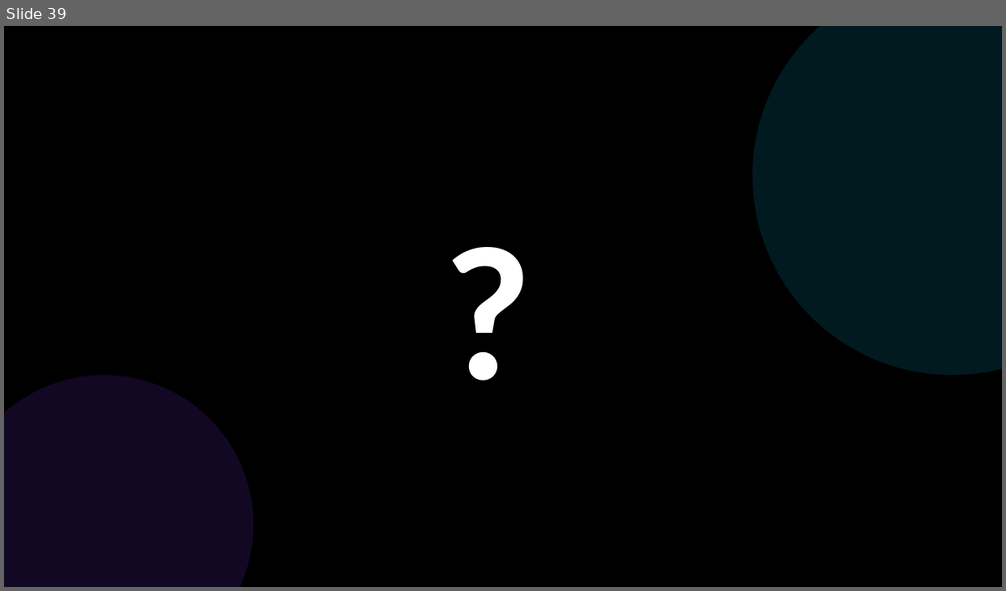
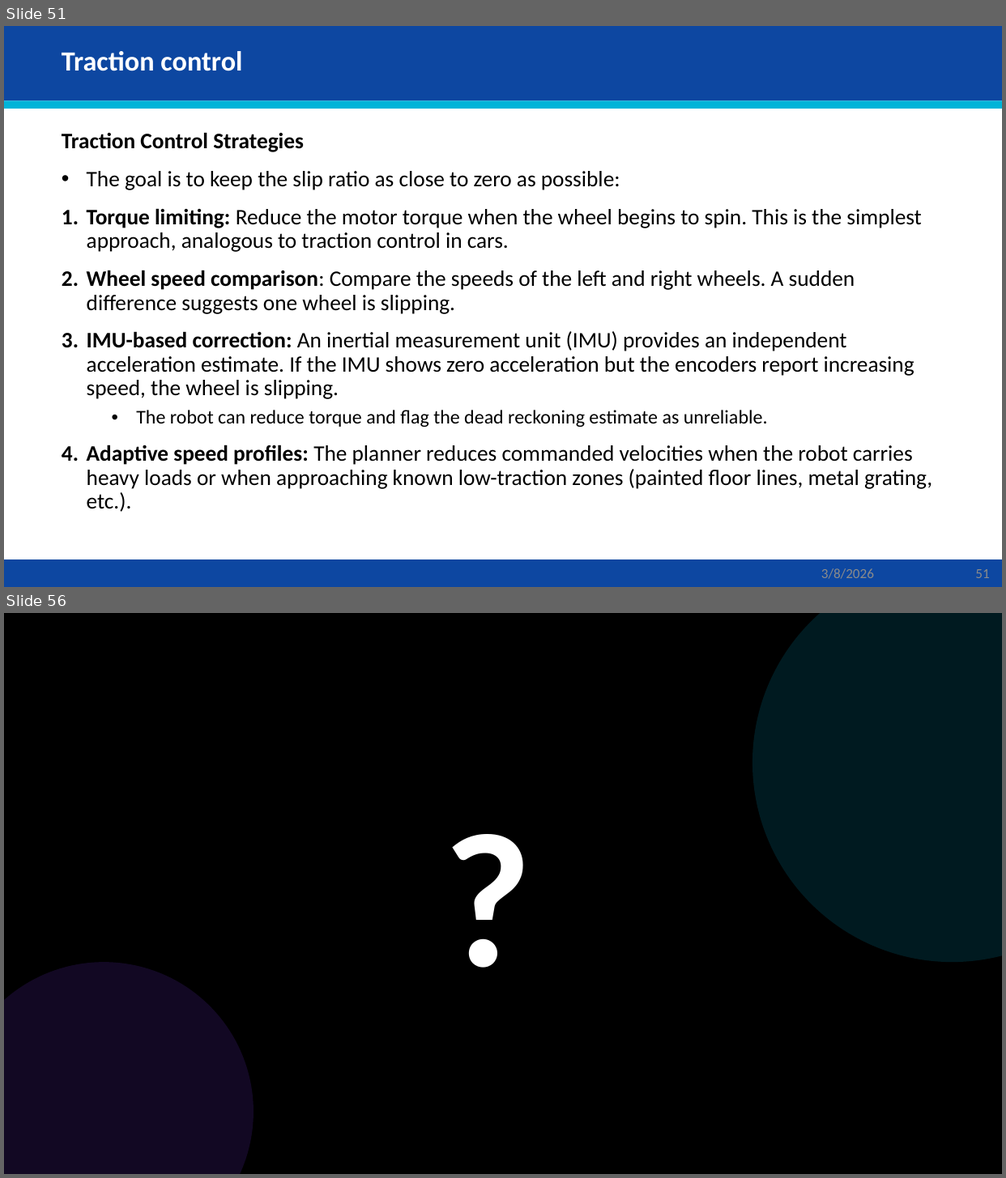
Before and after one commit to AbbadiAhmad/mobile_robots_course, a slide deck: Slides/Mod03/Mod03.pptx. Shown one above the other, each under a label of ours: slide 39 before the commit, slides 51 and 56 after it; the slides between them are not shown. The pictures are 1006x591 and 1006x1178 pixels, drawn with LibreOffice and Linux fonts; fonts in the diff are those of the drawing. Boxes give left, top, right and bottom in pixels: in the first picture for what was removed or moved away, otherwise in the second. Text is boxed around its words. In the diff, an @@ line names an element or a change of style, - is before the commit and + after.

```diff
--- a/Slides/Mod03/Mod03.pptx
+++ b/Slides/Mod03/Mod03.pptx
@@ slide 51 added at [4, 26, 1002, 587], background #FFFFFF @@
@@ rectangle added at [4, 26, 1002, 101], fill #0D47A1 @@
@@ title added at [62, 51, 242, 71], 20 pt, text #FFFFFF, bold @@
+Traction control
@@ rectangle added at [4, 101, 1002, 109], fill #00B4D8 @@
@@ text added at [62, 132, 932, 512], 16 pt, text #000000 @@
+Traction Control Strategies
+• The goal is to keep the slip ratio as close to zero as possible:
+1. Torque limiting: Reduce the motor torque when the wheel begins to spin. This is the simplest approach, analogous to traction control in cars.
+2. Wheel speed comparison: Compare the speeds of the left and right wheels. A sudden difference suggests one wheel is slipping.
+3. IMU-based correction: An inertial measurement unit (IMU) provides an independent acceleration estimate. If the IMU shows zero acceleration but the encoders report increasing speed, the wheel is slipping.
+  • The robot can reduce torque and flag the dead reckoning estimate as unreliable.
+4. Adaptive speed profiles: The planner reduces commanded velocities when the robot carries heavy loads or when approaching known low-traction zones (painted floor lines, metal grating, etc.).
@@ rectangle added at [4, 560, 1002, 587], fill #0D47A1 @@
@@ text added at [821, 569, 874, 579], 10 pt, text #8C8C8C @@
+3/8/2026
@@ page number added at [975, 570, 989, 578], 10 pt, text #8C8C8C @@
+51
@@ what was slide 39 is now slide 56 @@
```
Also in this commit, not shown: 3 slides changed, 20 other slides added.
